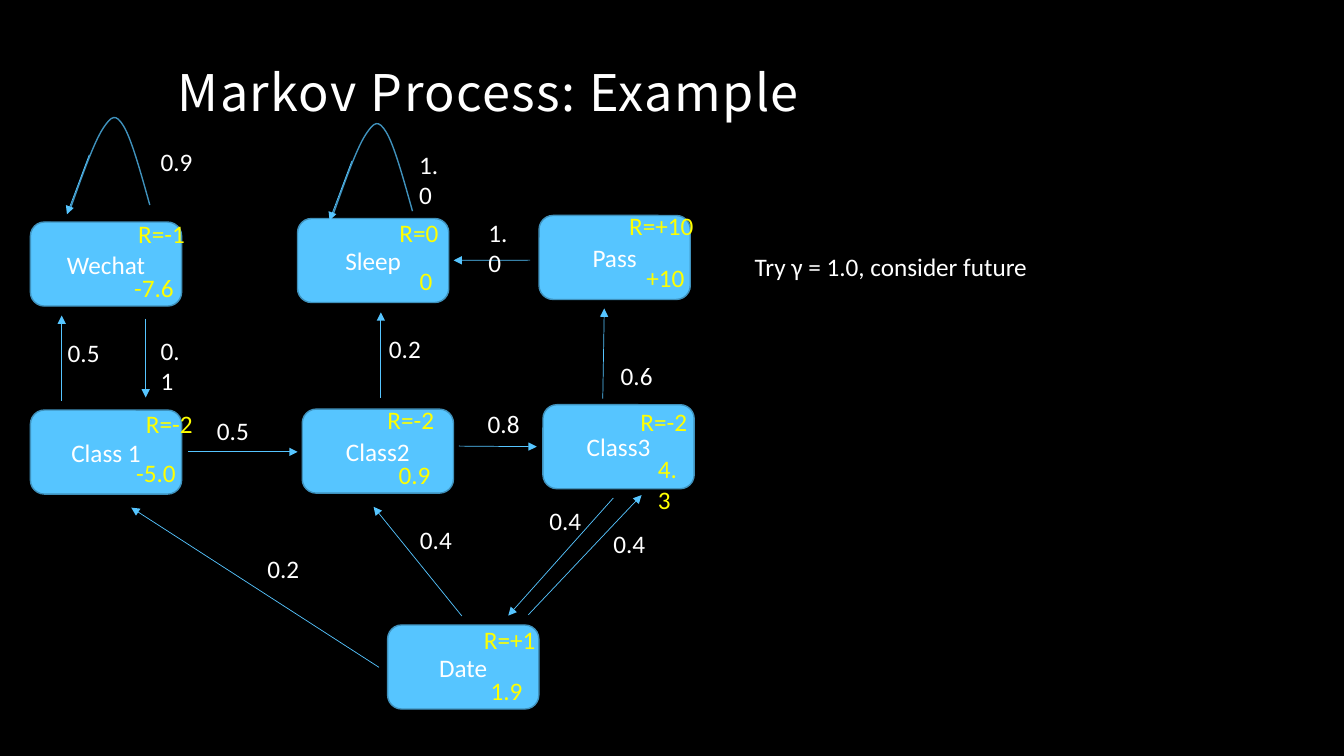
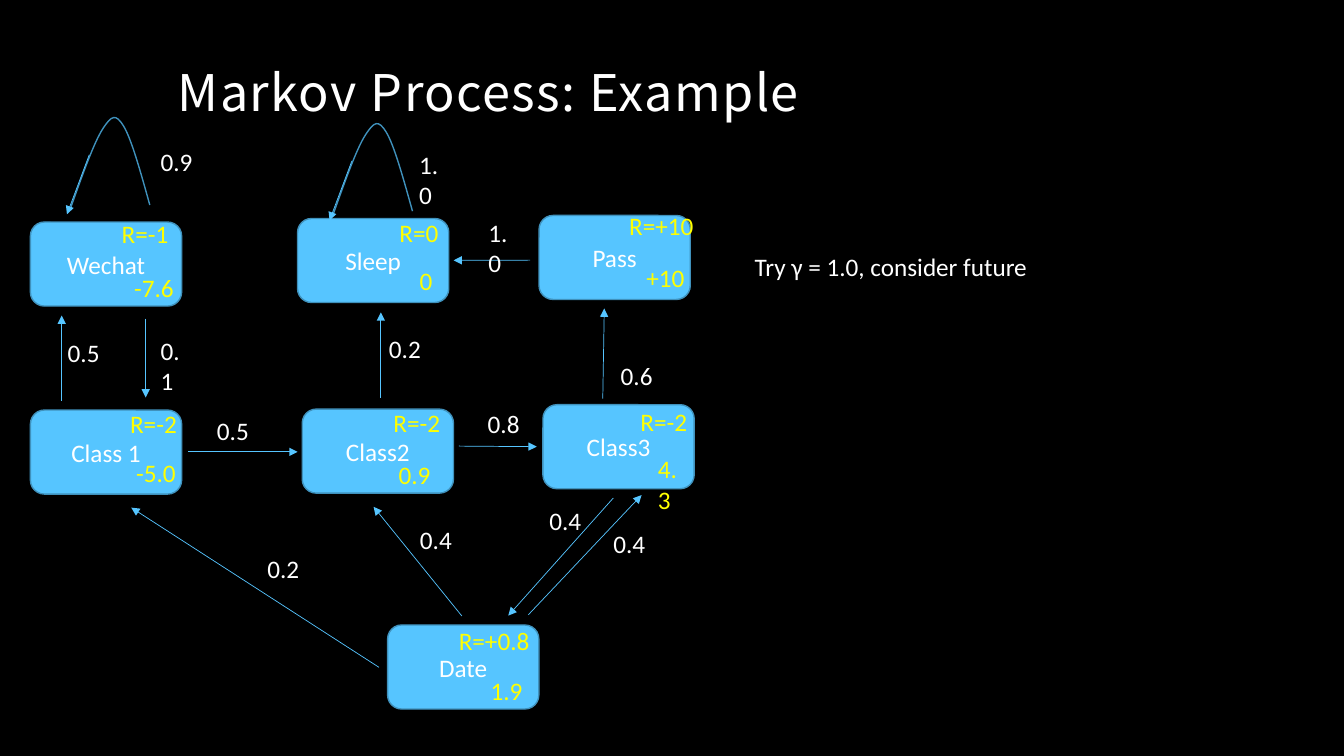
Before and after one commit to MacgyverLin/VintageComputer, a slide deck: slide 17 of Speech/Reinforcement Learning 2.pptx. Drawn at 1344x756 pixels with LibreOffice and Linux fonts; fonts in the diff are those of the drawing; background and template pictures are left out. Boxes give left, top, right and bottom in pixels: in the first picture for what was removed or moved away, otherwise in the second. Text is boxed around its words. In the diff, an @@ line names an element or a change of style, - is before the commit and + after.

```diff
--- a/Speech/Reinforcement Learning 2.pptx
+++ b/Speech/Reinforcement Learning 2.pptx
@@ text "R=-1" rewrapped from [138, 223, 185, 250] to [122, 226, 169, 243] @@
@@ text "R=-2" rewrapped from [146, 413, 193, 440] to [130, 413, 177, 433] @@
@@ text "R=-2": place and size @@
-text "R=-2" at [387, 409, 434, 429]
+text "R=-2" at [393, 415, 440, 432]
@@ text at [459, 632, 530, 650]: text changed @@
-R=+1
+R=+0.8
```
Also in this commit, not shown: 7 other slides changed, 16 slides added.
